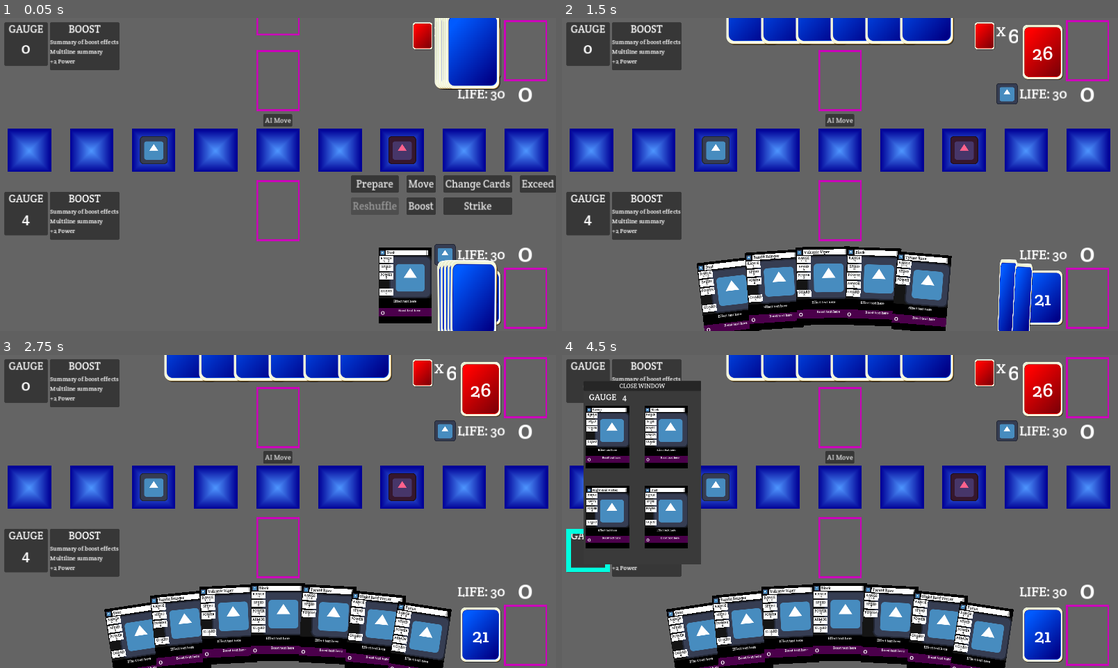
Above: before the commit, frames 1-4 (two rows, left to right).
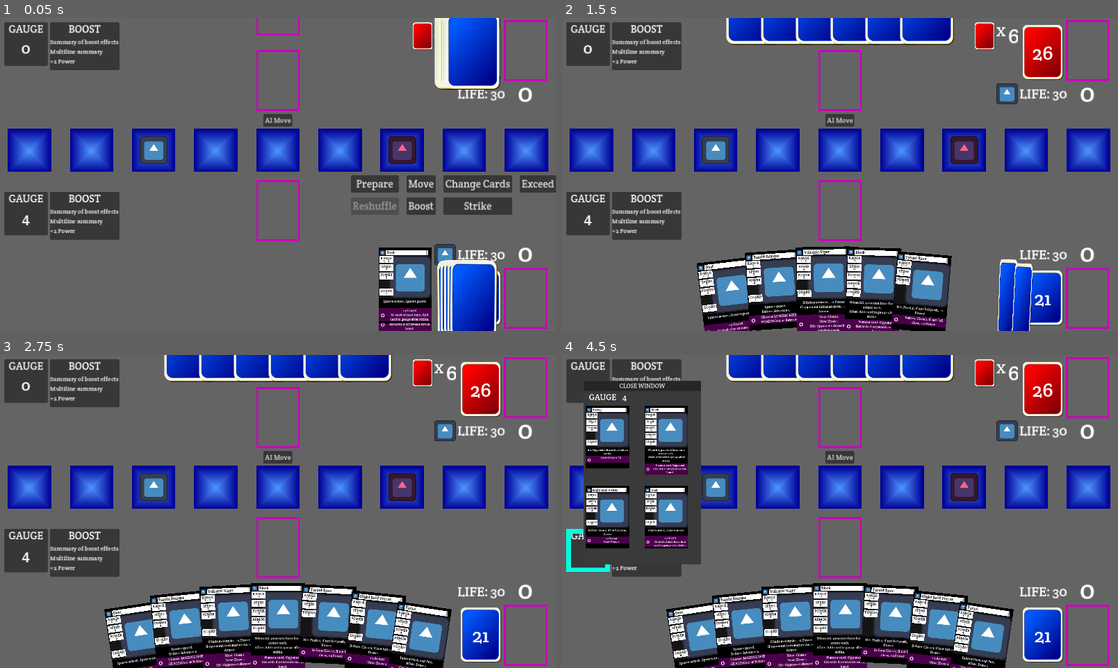
Above: after the commit, the same moments.

Repository: daniel-k-taylor/exceedgameclient
Game: Godot game, scene res://scenes/game/game.tscn
Two runs of this game, one before a commit and one after it. Both use one fixed random seed, a clock stepped at 60 frames per second and the inputs below. The engine's default icon, where the game draws it, is replaced by a stand-in: a white triangle on a blue panel in a dark square.
Inputs (mouse positions are in pixels of both pictures, inside the frame that each line leads up to):
- Up to frame 1 (0.05 s): no input
- Up to frame 2 (1.5 s): click "AI Move" at 0.5 s; click "Prepare" at 1.25 s
- Up to frame 3 (2.75 s): click (478, 636) at 2.02 s
- Up to frame 4 (4.5 s): click (1090, 636) at 2.77 s; click (840, 549) at 3.52 s; click (589, 549) at 4.27 s

The runs differ from the first frame. In frame 1, 0.5% of the frame differs, in the area x 68-78%, y 90-100%; in frame 2, 1.7%; in frame 3, 1.8%; in frame 4, 2.7%, in the area x 4-78%, y 29-100%.

Commit message:
Fix bugs and add effect text

Diff:
--- a/data/card_definitions.json
+++ b/data/card_definitions.json
@@ -32,13 +32,12 @@
 			"effects": [
 				{
 					"timing": "hit",
-					"effect_type": "power_up",
-					"amount": 2
-				},
-				{
-					"timing": "hit",
-					"effect_type": "draw",
-					"amount": 1
+					"effect_type": "powerup",
+					"amount": 1,
+					"and": {
+						"effect_type": "draw",
+						"amount": 2
+					}
 				}
 			]
 		}
@@ -106,11 +105,10 @@
 			{
 				"timing": "hit",
 				"effect_type": "pull",
-				"amount": 1
-			},
-			{
-				"timing": "hit",
-				"effect_type": "gain_advantage"
+				"amount": 1,
+				"and": {
+					"effect_type": "gain_advantage"
+				}
 			}
 		],
 		"boost": {
@@ -122,11 +120,11 @@
 				{
 					"timing": "hit",
 					"effect_type": "powerup",
-					"amount": 1
-				},
-				{
-					"timing": "hit",
-					"effect_type": "add_to_gauge"
+					"amount": 1,
+					"and": {
+						"timing": "hit",
+						"effect_type": "add_to_gauge"
+					}
 				}
 			]
 		}
@@ -151,12 +149,11 @@
 			{
 				"timing": "after",
 				"effect_type": "armorup",
-				"amount": 2
-			},
-			{
-				"timing": "after",
-				"effect_type": "close",
-				"amount": 2
+				"amount": 2,
+				"and": {
+					"effect_type": "close",
+					"amount": 2
+				}
 			}
 		],
 		"boost": {
@@ -168,16 +165,16 @@
 				{
 					"timing": "hit",
 					"effect_type": "powerup",
-					"amount": 1
+					"amount": 1,
+					"and": 	{
+						"effect_type": "draw",
+						"amount": 1
+					}
 				},
 				{
-					"timing": "hit",
-					"effect_type": "draw",
-					"amount": 1
-				},
-				{
 					"timing": "after",
-					"effect_type": "gain_advantage_if_stun"
+					"condition": "opponent_stunned",
+					"effect_type": "gain_advantage"
 				}
 			]
 		}
@@ -203,12 +200,11 @@
 			{
 				"timing": "hit",
 				"effect_type": "push",
-				"amount": 1
-			},
-			{
-				"timing": "hit",
-				"effect_type": "close",
-				"amount": 1
+				"amount": 1,
+				"and": {
+					"effect_type": "close",
+					"amount": 1
+				}
 			}
 		],
 		"boost": {
@@ -219,7 +215,7 @@
 			"effects": [
 				{
 					"timing": "immediate",
-					"effect_type": "gauge_to_hand",
+					"effect_type": "gauge_from_hand",
 					"amount": 1
 				},
 				{
@@ -404,12 +400,11 @@
 				},
 				{
 					"timing": "hit",
-					"effect_type": "power_up",
-					"amount": 1
-				},
-				{
-					"timing": "hit",
-					"effect_type": "add_to_gauge"
+					"effect_type": "powerup",
+					"amount": 1,
+					"and": {
+						"effect_type": "add_to_gauge"
+					}
 				}
 			]
 		}
@@ -445,12 +440,11 @@
 					"choice": [
 						{ "effect_type": "push", "amount": 2 },
 						{ "effect_type": "pull", "amount": 2 }
-					]
-				},
-				{
-					"timing": "immediate",
-					"condition": "pulled_past",
-					"effect_type": "add_to_gauge"
+					],
+					"bonus_effect": {
+						"condition": "pulled_past",
+						"effect_type": "add_to_gauge"
+					}
 				}
 			]
 		}
@@ -544,11 +538,10 @@
 		"effects": [
 			{
 				"timing": "during_strike",
-				"effect_type": "ignore_armor"
-			},
-			{
-				"timing": "during_strike",
-				"effect_type": "ignore_guard"
+				"effect_type": "ignore_armor",
+				"and": {
+					"effect_type": "ignore_guard"
+				}
 			}
 		],
 		"boost": {
@@ -631,7 +624,8 @@
 			"display_name": "Scramble",
 			"effects": [
 				{
-					"timing": "when_initiate_strike",
+					"timing": "during_strike",
+					"condition": "initiated_strike",
 					"effect_type": "opponent_wild_swings"
 				}
 			]
--- a/globals/card_definitions.gd
+++ b/globals/card_definitions.gd
@@ -29,8 +29,187 @@
 			return card
 	return null
 
-func get_effect_text(_card_def):
-	return "Effect text here"
-
-func get_boost_text(_apply_changescard_def):
-	return "Boost text here"
+class EffectSummary:
+	var effect
+	var min_value = null
+	var max_value = null
+
+func get_choice_summary(choice):
+	var summary_text = ""
+	var effect_summaries = []
+	for effect in choice:
+		var current_summary = null
+		for effect_summary in effect_summaries:
+			if effect_summary.effect['effect_type'] == effect['effect_type']:
+				current_summary = effect_summary
+				break
+		if not current_summary:
+			current_summary = EffectSummary.new()
+			current_summary.effect = effect
+			effect_summaries.append(current_summary)
+
+		if 'amount' in effect:
+			if not current_summary.min_value:
+				current_summary.min_value = effect['amount']
+				current_summary.max_value = effect['amount']
+			else:
+				if effect['amount'] < current_summary.min_value:
+					current_summary.min_value = effect['amount']
+				if effect['amount'] > current_summary.max_value:
+					current_summary.max_value = effect['amount']
+
+
+	for i in range(len(effect_summaries)):
+		var effect_summary = effect_summaries[i]
+		if i > 0:
+			summary_text += " or "
+		if effect_summary.min_value:
+			summary_text += get_effect_type_heading(effect_summary.effect) + str(effect_summary.min_value) + "-" + str(effect_summary.max_value)
+		else:
+			# No amount, so just use the full effect text
+			summary_text += get_effect_type_text(effect_summary.effect)
+	return summary_text
+
+func get_timing_text(timing):
+	var text = ""
+	match timing:
+		"after":
+			text += "After: "
+		"before":
+			text += "Before: "
+		"during_strike":
+			text += ""
+		"hit":
+			text += "Hit: "
+		"immediate":
+			text += ""
+		"now":
+			text += "Now: "
+		"start_of_next_turn":
+			text += "At start of next turn: "
+		_:
+			text += "MISSING TIMING"
+	return text
+
+func get_condition_text(condition):
+	var text = ""
+	match condition:
+		"advanced_through":
+			text += "If advanced past opponent, "
+		"initiated_strike":
+			text += "If initiated strike, "
+		"not_full_push":
+			text += "If not full push, "
+		"not_full_close":
+			text += "If not full close, "
+		"not_initiated_strike":
+			text += "If opponent initiated strike, "
+		"opponent_stunned":
+			text += "If opponent stunned, "
+		"pulled_past":
+			text += "If pulled opponent past you, "
+		_:
+			text += "MISSING CONDITION"
+	return text
+
+func get_effect_type_heading(effect):
+	var effect_str = ""
+	var effect_type = effect['effect_type']
+	match effect_type:
+		"close":
+			effect_str += "Close "
+		"draw":
+			effect_str += "Draw "
+		"pull":
+			effect_str += "Pull "
+		"push":
+			effect_str += "Push "
+		"retreat":
+			effect_str += "Retreat "
+		_:
+			effect_str += "MISSING EFFECT HEADING"
+	return effect_str
+
+func get_effect_type_text(effect):
+	var effect_str = ""
+	var effect_type = effect['effect_type']
+	match effect_type:
+		"add_to_gauge":
+			effect_str += "Add card to gauge after strike."
+		"advance":
+			effect_str += "Advance " + str(effect['amount'])
+		"armorup":
+			effect_str += "+" + str(effect['amount']) + " Armor"
+		"attack_is_ex":
+			effect_str += "Next Strike is EX."
+		"bonus_action":
+			effect_str += "Take another action."
+		"choice":
+			effect_str += "Choose: " + get_choice_summary(effect['choice'])
+		"close":
+			effect_str += "Close " + str(effect['amount'])
+		"discard_continuous_boost":
+			effect_str += "Discard a continuous boost."
+		"dodge_sttacks":
+			effect_str += "Opponent misses."
+		"draw":
+			effect_str += "Draw " + str(effect['amount'])
+		"gain_advantage":
+			effect_str += "Gain Advantage."
+		"gauge_from_hand":
+			effect_str += "Add a card from hand to gauge."
+		"guardup":
+			effect_str += "+" + str(effect['amount']) + " Guard"
+		"ignore_armor":
+			effect_str += "Ignore armor."
+		"ignore_guard":
+			effect_str += "Ignore guard."
+		"ignore_push_and_pull":
+			effect_str += "Ignore Push and Pull."
+		"name_card_opponent_discards":
+			effect_str += "Name a card. Opponent discards it or reveals not in hand."
+		"opponent_discard_random":
+			effect_str += "Opponent discards " + str(effect['amount']) + " random cards."
+		"opponent_wild_swings":
+			effect_str += "Opponent wild swings next Strike."
+		"powerup":
+			effect_str += "+" + str(effect['amount']) + " Power"
+		"pull":
+			effect_str += "Pull " + str(effect['amount'])
+		"push":
+			effect_str += "Push " + str(effect['amount'])
+		"retreat":
+			effect_str += "Retreat " + str(effect['amount'])
+		"speedup":
+			effect_str += "+" + str(effect['amount']) + " Speed"
+		"when_hit_force_for_armor":
+			effect_str += "When hit, generate force for " + str(effect['amount']) + " armor each."
+		_:
+			effect_str += "MISSING EFFECT"
+	return effect_str
+
+func get_effect_text(effect):
+	var effect_str = ""
+	if 'timing' in effect:
+		effect_str += get_timing_text(effect['timing'])
+
+	if 'condition' in effect:
+		effect_str += get_condition_text(effect['condition'])
+
+	effect_str += get_effect_type_text(effect)
+
+	if 'bonus_effect' in effect:
+		effect_str += "; " + get_effect_text(effect['bonus_effect'])
+	if 'and' in effect:
+		effect_str += ", " + get_effect_text(effect['and'])
+	return effect_str
+
+func get_effects_text(effects):
+	var effects_str = ""
+	for effect in effects:
+		effects_str += get_effect_text(effect) + "\n"
+	return effects_str
+
+
+func get_boost_text(effects):
+	return get_effects_text(effects)
--- a/scenes/game/game.gd
+++ b/scenes/game/game.gd
@@ -23,6 +23,7 @@
 enum UIState {
 	UIState_Initializing,
 	UIState_PickTurnAction,
+	UIState_MakeChoice,
 	UIState_SelectCards,
 	UIState_SelectArenaLocation,
 	UIState_WaitingOnOpponent,
@@ -196,9 +197,9 @@
 		card_def['power'],
 		card_def['armor'],
 		card_def['guard'],
-		CardDefinitions.get_effect_text(card_def['effects']),
+		CardDefinitions.get_effects_text(card_def['effects']),
 		card_def['boost']['force_cost'],
-		CardDefinitions.get_boost_text(card_def['effects'])
+		CardDefinitions.get_boost_text(card_def['boost']['effects'])
 	)
 	new_card.name = get_card_node_name(id)
 	new_card.raised_card.connect(on_card_raised)
@@ -248,6 +249,10 @@
 func on_card_clicked(card : CardBase):
 	# If in selection mode, select/deselect card.
 	if ui_state == UIState.UIState_SelectCards:
+		if ui_sub_state == UISubState.UISubState_SelectCards_StrikeGauge and not game_logic.player.is_card_in_gauge(card.card_id):
+			# Must select gauge cards from gauge!
+			return
+
 		var index = -1
 		for i in range(len(selected_cards)):
 			if selected_cards[i].card_id == card.card_id:
@@ -313,6 +318,8 @@
 		change_ui_state(UIState.UIState_WaitingOnOpponent)
 
 	clear_selected_cards()
+	_on_gauge_popout_close_window()
+	_on_discard_popout_close_window()
 
 func clear_selected_cards():
 	for card in selected_cards:
@@ -416,11 +423,22 @@
 		UISubState.UISubState_SelectCards_ForceForChange:
 			set_instructions("Select cards to generate force to draw new cards.\n%s force generated." % [force_selected])
 
-func enable_instructions_ui(message, can_ok, can_cancel, can_wild_swing = false):
+func get_effect_text(effect):
+	var effect_text = CardDefinitions.get_effect_text(effect)
+	return effect_text
+
+func enable_instructions_ui(message, can_ok, can_cancel, can_wild_swing = false, choices = []):
 	set_instructions(message)
 	instructions_ok_allowed = can_ok
 	instructions_cancel_allowed = can_cancel
 	instructions_wild_swing_allowed = can_wild_swing
+	var choice_buttons = $StaticUI/StaticUIVBox/InstructionsWithButtonsUI/ButtonContainer/ChoiceButtons.get_children()
+	for i in len(choice_buttons):
+		if i < len(choices):
+			choice_buttons[i].visible = true
+			choice_buttons[i].text = CardDefinitions.get_effect_text(choices[i])
+		else:
+			choice_buttons[i].visible = false
 
 func begin_discard_cards_selection(number_to_discard):
 	selected_cards = []
@@ -443,6 +461,10 @@
 	enable_instructions_ui("", true, false, wild_swing_allowed)
 
 	change_ui_state(UIState.UIState_SelectCards, UISubState.UISubState_SelectCards_StrikeGauge)
+
+func begin_effect_choice(choices):
+	enable_instructions_ui("Select an effect:", false, false, choices)
+	change_ui_state(UIState.UIState_MakeChoice, UISubState.UISubState_None)
 
 func begin_strike_choosing(strike_response : bool):
 	selected_cards = []
@@ -494,7 +516,7 @@
 
 func _on_effect_choice(event):
 	if event['event_player'] == game_logic.player:
-		printlog("TODO: UI to select effect")
+		begin_effect_choice(game_logic.decision_choice)
 	else:
 		ai_effect_choice(event)
 
@@ -598,8 +620,12 @@
 	$StaticUI/StaticUIVBox/ButtonGrid.visible = action_buttons_visible
 
 	# Update instructions UI visibility
-	var select_cards_ui_visible = ui_state == UIState.UIState_SelectCards or ui_state == UIState.UIState_SelectArenaLocation
-	$StaticUI/StaticUIVBox/InstructionsWithButtonsUI.visible = select_cards_ui_visible
+	var instructions_visible = false
+	match ui_state:
+		UIState.UIState_SelectCards, UIState.UIState_SelectArenaLocation, UIState.UIState_MakeChoice:
+			instructions_visible = true
+
+	$StaticUI/StaticUIVBox/InstructionsWithButtonsUI.visible = instructions_visible
 
 	# Update instructions UI Buttons
 	$StaticUI/StaticUIVBox/InstructionsWithButtonsUI/ButtonContainer/OkButton.disabled = not can_press_ok()
@@ -804,7 +830,8 @@
 			card.set_selected(false)
 			# Assign back to gauge
 			card.position = not_visible_position
-			card.change_state(card_return_state)
+			if card.state == CardBase.CardState.CardState_InPopout:
+				card.change_state(card_return_state)
 			card.set_resting_position(card.position, 0)
 		await popout.clear(0)
 
--- a/scenes/game/game.tscn
+++ b/scenes/game/game.tscn
@@ -200,6 +200,42 @@
 layout_mode = 2
 theme_override_font_sizes/font_size = 24
 text = "Wild Swing"
+
+[node name="ChoiceButtons" type="HBoxContainer" parent="StaticUI/StaticUIVBox/InstructionsWithButtonsUI/ButtonContainer"]
+layout_mode = 2
+
+[node name="Choice0" type="Button" parent="StaticUI/StaticUIVBox/InstructionsWithButtonsUI/ButtonContainer/ChoiceButtons"]
+layout_mode = 2
+theme_override_font_sizes/font_size = 24
+text = "Choice0"
+
+[node name="Choice1" type="Button" parent="StaticUI/StaticUIVBox/InstructionsWithButtonsUI/ButtonContainer/ChoiceButtons"]
+layout_mode = 2
+theme_override_font_sizes/font_size = 24
+
+[node name="Choice2" type="Button" parent="StaticUI/StaticUIVBox/InstructionsWithButtonsUI/ButtonContainer/ChoiceButtons"]
+layout_mode = 2
+theme_override_font_sizes/font_size = 24
+
+[node name="Choice3" type="Button" parent="StaticUI/StaticUIVBox/InstructionsWithButtonsUI/ButtonContainer/ChoiceButtons"]
+layout_mode = 2
+theme_override_font_sizes/font_size = 24
+
+[node name="Choice4" type="Button" parent="StaticUI/StaticUIVBox/InstructionsWithButtonsUI/ButtonContainer/ChoiceButtons"]
+layout_mode = 2
+theme_override_font_sizes/font_size = 24
+
+[node name="Choice5" type="Button" parent="StaticUI/StaticUIVBox/InstructionsWithButtonsUI/ButtonContainer/ChoiceButtons"]
+layout_mode = 2
+theme_override_font_sizes/font_size = 24
+
+[node name="Choice6" type="Button" parent="StaticUI/StaticUIVBox/InstructionsWithButtonsUI/ButtonContainer/ChoiceButtons"]
+layout_mode = 2
+theme_override_font_sizes/font_size = 24
+
+[node name="Choice7" type="Button" parent="StaticUI/StaticUIVBox/InstructionsWithButtonsUI/ButtonContainer/ChoiceButtons"]
+layout_mode = 2
+theme_override_font_sizes/font_size = 24
 
 [node name="ButtonGrid" type="GridContainer" parent="StaticUI/StaticUIVBox"]
 layout_mode = 2
--- a/scenes/game/gamelogic.gd
+++ b/scenes/game/gamelogic.gd
@@ -573,6 +573,9 @@
 			return true
 		elif condition == "pulled_past" and local_conditions.pulled_past:
 			return true
+		elif condition == "opponent_stunned":
+			# TODO: Implement
+			return false
 		# Unmet condition
 		return false
 	return true
Not shown, changed: work.todo
